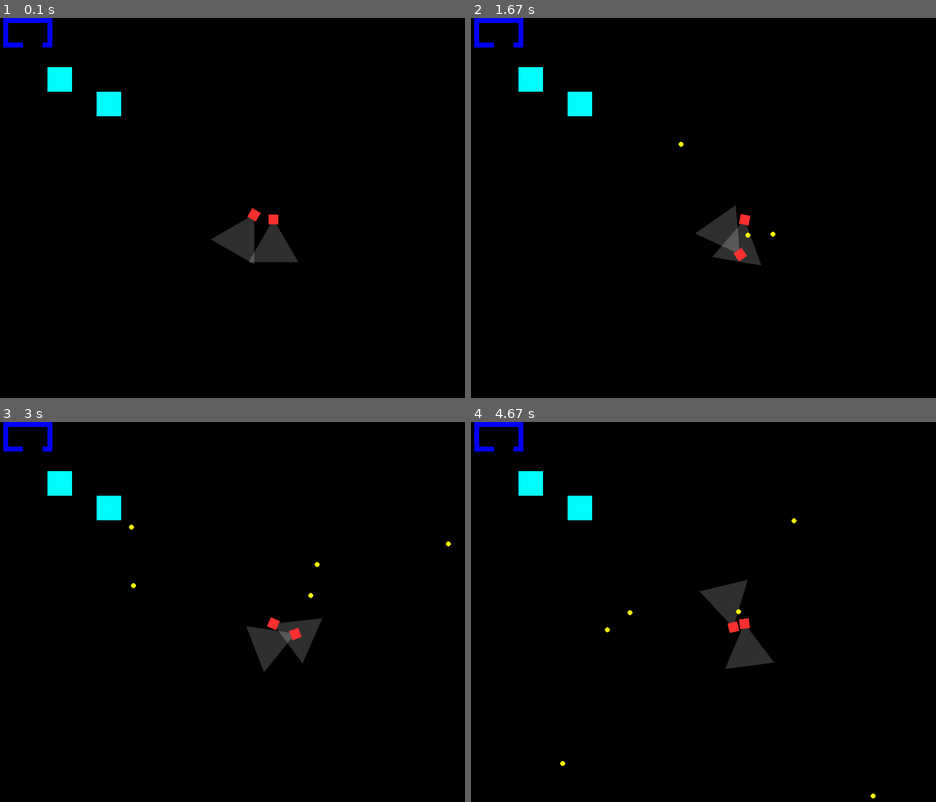
Above: before the commit, frames 1-4 (two rows, left to right).
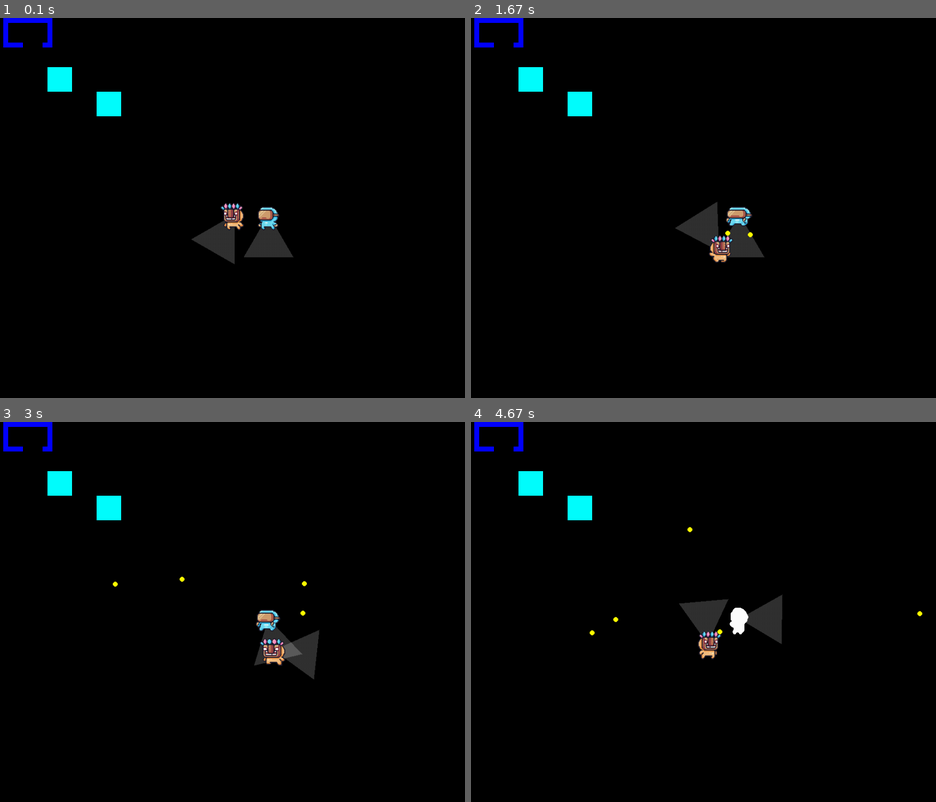
Above: after the commit, the same moments.

Repository: slalomsquid/2DShooter
Game: pygame game, started from main.py
Same seed, same stepped clock (60 frames per second), same inputs: the game is played once before the commit and once after it.
Inputs (mouse positions are in pixels of both pictures, inside the frame that each line leads up to):
- Up to frame 1 (0.1 s): no input
- Up to frame 2 (1.67 s): hold Shift 0.33-0.8 s; hold Right 0.33-0.8 s; move the mouse to (694, 230) at 0.37 s; hold A 0.83-1.3 s; hold Right 0.83-1.3 s; move the mouse to (870, 204) at 0.87 s; tap Space at 0.9, 1.2, 1.4 s; hold Right from 1.33 s (still down); move the mouse to (596, 219) at 1.37 s
- Up to frame 3 (3 s): tap Space at 1.7, 1.9, 2.23, 2.53, 2.73 s; release Right at 1.8 s; hold Up 1.83-2.13 s; move the mouse to (93, 558) at 1.87 s; hold Right 2.17-2.63 s; move the mouse to (316, 482) at 2.2 s; hold Left from 2.67 s (still down); move the mouse to (302, 653) at 2.7 s
- Up to frame 4 (4.67 s): tap Space at 3.03, 3.3, 3.63, 3.93, 4.07, 4.47 s; release Left at 3.2 s; hold Down 3.23-3.53 s; move the mouse to (726, 486) at 3.27 s; hold Left 3.57-3.97 s; move the mouse to (540, 608) at 3.6 s; hold Up 4-4.37 s; move the mouse to (722, 661) at 4.03 s; hold Right from 4.4 s (still down); move the mouse to (698, 551) at 4.43 s

The runs differ from the first frame. In frame 1, 1.5% of the frame differs, in the area x 41-65%, y 48-65%; in frame 2, 1.3%; in frame 3, 1.5%; in frame 4, 2.7%, in the area x 19-98%, y 25-100%.

Commit message:
added animated characters

Diff:
--- a/enemy.py
+++ b/enemy.py
@@ -1,11 +1,12 @@
 from pygameUtils import *
 
 class Enemy():
-    def __init__(self, x, y, size_x, size_y, color=(255, 50, 50), texture=None, speed=200):
+    def __init__(self, x, y, size_x, size_y, sprite, color=(255, 50, 50), texture=None, speed=200):
         super().__init__()
         self.rect = pygame.Rect(x, y, size_x, size_y)
-        self.x = self.rect.centerx
-        self.y = self.rect.centery
+        self.rect.center = (x, y)
+        self.x = x
+        self.y = y
         self.size_x = size_x
         self.size_y = size_y
         self.color = color
@@ -21,6 +22,13 @@
         self.time_since_seen = 10
         self.last_seen_player_pos = False
         self.times_checked = 0
+        self.sprite_direction = "left"
+        self.animation_count = 0
+        self.ANIMATION_DELAY = 3
+        self.SPRITES = sprite
+        self.attacked = False
+        self.vel = "idle"
+        self.hit_count = 0
 
     def process(self, player_pos, delta_time, offset_x, offset_y):
         if is_point_in_triangle(player_pos, self.view_cone[0], self.view_cone[1], self.view_cone[2]):
@@ -48,11 +56,39 @@
         self.time_since_seen += delta_time
 
     def hit(self, damage):
+        self.attacked = True
         print("Hit")
         # self.health -= damage
         # if self.health <= 0:
         #     # Handle enemy death (e.g., remove from game, play animation, etc.)
         #     pass
+
+    def update_sprite(self, fps):
+        sprite_sheet = "idle"
+        if self.attacked:
+            sprite_sheet = "hit"
+
+        elif self.vel != "idle":
+            sprite_sheet = "run"
+
+        if self.hit:
+            self.hit_count += 1
+        if self.hit_count > fps * 5:
+            self.attacked = False
+            self.hit_count = 0
+
+        sprite_sheet_name = sprite_sheet + "_" + self.sprite_direction
+        sprites = self.SPRITES[sprite_sheet_name]
+        sprite_index = (self.animation_count // self.ANIMATION_DELAY) % len(sprites)
+        self.sprite = sprites[sprite_index]
+        self.animation_count += 1
+
+        self.update()
+
+    def update(self):
+        self.rect.center = (self.x, self.y)
+        self.rect = self.sprite.get_rect(topleft=(self.rect.x, self.rect.y))
+        self.mask = pygame.mask.from_surface(self.sprite)
 
     def draw(self, offset_x, offset_y):
 
@@ -65,8 +101,8 @@
 
         pygame.draw.polygon(surface, (255, 255, 255, 50), poly)
 
-        draw_rotated_rect(surface, self.color, (self.x - self.size_x//2 - offset_x, self.y - self.size_y//2 - offset_y, self.size_x, self.size_y), self.rotation, (self.x - offset_x, self.y - offset_y))
-
+        #draw_rotated_rect(surface, self.color, (self.x - self.size_x//2 - offset_x, self.y - self.size_y//2 - offset_y, self.size_x, self.size_y), self.rotation, (self.x - offset_x, self.y - offset_y))
+        surface.blit(self.sprite, (self.rect.x - offset_x, self.rect.y - offset_y))
 
         return surface
 
--- a/main.py
+++ b/main.py
@@ -5,12 +5,66 @@
 from bullet import Bullet
 from block import Block
 from game_map import Game_Map
+from os import listdir
+from os.path import isfile, join
 
 pygame.init()
 clock = pygame.time.Clock()
 
 SCREEN = pygame.display.set_mode((constants.WIDTH, constants.HEIGHT))
 pygame.display.set_caption("Platformer Example")
+
+def flip(sprites):
+    return [pygame.transform.flip(sprite, True, False) for sprite in sprites]
+
+def load_sprite_sheets(dir1, dir2, width, height, direction=False):
+    path = join(dir1, dir2)
+    images = [f for f in listdir(path) if isfile(join(path, f))]
+
+    all_sprites = {}
+
+    for image in images:
+        sprite_sheet = pygame.image.load(join(path, image)).convert_alpha()
+
+        sprites = []
+
+        for i in range(sprite_sheet.get_width() // width):
+            surface = pygame.Surface((width, height), pygame.SRCALPHA, 32)
+            rect = pygame.Rect(i * width, 0, width, height)
+            surface.blit(sprite_sheet, (0, 0), rect)
+            sprites.append(pygame.transform.scale2x(surface))
+
+        if direction:
+            all_sprites[image.replace(".png", "") + "_right"] = sprites
+            all_sprites[image.replace(".png", "") + "_left"] = flip(sprites)
+
+        else:
+            all_sprites[image.replace(".png", "")] = sprites
+    return all_sprites
+
+def background_scroll(player, offset_x, offset_y ,actual_dx, actual_dy, mouse_pos):
+    # Horizontal Scroll
+    # Subtract offset to get screen pos
+    if player.x - offset_x < constants.SCROLL_MARGIN and actual_dx < 0:
+        # Only move offset if player is at the LEFT margin and moving LEFT
+        offset_x += actual_dx
+        mouse_pos[0] += actual_dx
+    elif player.x - offset_x > constants.WIDTH - constants.SCROLL_MARGIN and actual_dx > 0:
+        # Only move offset if player is at the RIGHT margin and moving RIGHT
+        offset_x += actual_dx
+        mouse_pos[0] += actual_dx
+
+    # Vertical Scroll
+    if player.y - offset_y < constants.SCROLL_MARGIN and actual_dy < 0:
+        # Only move offset if player is at the TOP margin and moving UP
+        offset_y += actual_dy
+        mouse_pos[1] += actual_dy
+    elif player.y - offset_y > constants.HEIGHT - constants.SCROLL_MARGIN and actual_dy > 0:
+        # Only move offset if player is at the BOTTOM margin and moving DOWN
+        offset_y += actual_dy
+        mouse_pos[1] += actual_dy
+
+    return offset_x, offset_y
 
 def draw(game_map = None, blocks=[], enemies=[], bullets=[], player=None, offset_x=0, offset_y=0):
         SCREEN.fill(constants.BLACK)
@@ -58,15 +112,17 @@
     game_map = Game_Map(map_array, 10, constants.BLUE)
 
     blocks = [Block(100, 100, 50, 50), Block(200, 150, 50, 50)]
-
-    enemies = [Enemy(constants.ORIGIN[0]+50, constants.ORIGIN[1], 20, 20)]
-
-    player = Player(constants.ORIGIN[0]+20, constants.ORIGIN[1], 20, 20)
+    ENEMY_SPRITES = load_sprite_sheets("MainCharacters", "VirtualGuy", 32, 32, True)
+    enemies = [Enemy(constants.ORIGIN[0]+50, constants.ORIGIN[1], 20, 20, ENEMY_SPRITES)]
+    PLAYER_SPRITES = load_sprite_sheets("MainCharacters", "MaskDude", 32, 32, True)
+    player = Player(constants.ORIGIN[0]-20, constants.ORIGIN[1], 20, 20, PLAYER_SPRITES)
 
     bullets = []
 
     mouse_pos = (0, 0)
     mouse_rel = (0, 0)
+
+
 
     running = True
 
@@ -118,27 +174,6 @@
 
         actual_dx = player.x - old_x
         actual_dy = player.y - old_y
-
-        # Horizontal Scroll
-        # Subtract offset to get screen pos
-        if player.x - offset_x < constants.SCROLL_MARGIN and actual_dx < 0:
-            # Only move offset if player is at the LEFT margin and moving LEFT
-            offset_x += actual_dx
-            mouse_pos[0] += actual_dx
-        elif player.x - offset_x > constants.WIDTH - constants.SCROLL_MARGIN and actual_dx > 0:
-            # Only move offset if player is at the RIGHT margin and moving RIGHT
-            offset_x += actual_dx
-            mouse_pos[0] += actual_dx
-
-        # Vertical Scroll
-        if player.y - offset_y < constants.SCROLL_MARGIN and actual_dy < 0:
-            # Only move offset if player is at the TOP margin and moving UP
-            offset_y += actual_dy
-            mouse_pos[1] += actual_dy
-        elif player.y - offset_y > constants.HEIGHT - constants.SCROLL_MARGIN and actual_dy > 0:
-            # Only move offset if player is at the BOTTOM margin and moving DOWN
-            offset_y += actual_dy
-            mouse_pos[1] += actual_dy
 
         player.process(mouse_pos, mouse_rel, offset_x, offset_y, delta_time=delta_time)
 
@@ -159,7 +194,9 @@
                 bullets.remove(bullet)
 
         # Render logic
-
+        offset_x, offset_y = background_scroll(player, offset_x, offset_y, actual_dx, actual_dy, mouse_pos)
+        player.update_sprite(constants.FPS)
+        enemy.update_sprite(constants.FPS)
         draw(game_map=game_map, player=player, enemies=enemies, blocks=blocks, bullets=bullets, offset_x=offset_x, offset_y=offset_y)
 
 if __name__ == "__main__":
--- a/player.py
+++ b/player.py
@@ -2,7 +2,8 @@
 from pygameUtils import *
 
 class Player():
-    def __init__(self, x, y, size_x, size_y, color=(255, 50, 50), texture=None, speed=200):
+
+    def __init__(self, x, y, size_x, size_y, sprite, color=(255, 50, 50), texture=None, speed=200):
         super().__init__()
         self.rect = pygame.Rect(x, y, size_x, size_y)
         self.rect.center = (x, y)
@@ -20,6 +21,13 @@
         self.view_distance = 100
         self.fov = 60
         self.walk_to_mouse = False
+        self.sprite_direction = "left"
+        self.animation_count = 0
+        self.ANIMATION_DELAY = 3
+        self.SPRITES = sprite
+        self.hit = False
+        self.vel = "idle"
+        self.hit_count = 0
 
     def handle_movement(self, keys, delta_time, rectangles):
         dx = 0
@@ -29,6 +37,8 @@
 
         forward = angle_to_vector(self.rotation)
         strafe = angle_to_vector(self.rotation - 90)
+
+        self.vel = "idle"
 
         if keys [pygame.K_LSHIFT]:
             self.walk_to_mouse = True
@@ -48,12 +58,16 @@
             else:
                 dy += speed
         if any(keys[k] for k in keybinds.left):
+            if self.sprite_direction != "left":
+                self.sprite_direction = "left"
             if self.walk_to_mouse:
                 dx += strafe[0] * speed
                 dy += strafe[1] * speed
             else:
                 dx -= speed
         if any(keys[k] for k in keybinds.right):
+            if self.sprite_direction != "right":
+                self.sprite_direction = "right"
             if self.walk_to_mouse:
                 dx += strafe[0] * speed
                 dy += strafe[1] * speed
@@ -65,16 +79,14 @@
             new_rect = self.rect.move(dx, 0)
             if not any(obj.colliderect(new_rect) for obj in rectangles.values()):
                 self.x += dx
-                # self.rect = new_rect
-                # self.x_vel = dx
+                self.vel = "moving"
 
         # Try Y movement
         if dy != 0:
             new_rect = self.rect.move(0, dy)
             if not any(obj.colliderect(new_rect) for obj in rectangles.values()):
                 self.y += dy
-                # self.rect = new_rect
-                # self.y_vel = dy
+                self.vel = "moving"
 
         self.rect.center = (self.x, self.y)
 
@@ -97,6 +109,32 @@
 
         # Create temporary overlay to allow transparency
 
+    def update_sprite(self, fps):
+        sprite_sheet = "idle"
+        if self.hit:
+            sprite_sheet = "hit"
+
+        elif self.vel != "idle":
+            sprite_sheet = "run"
+
+        if self.hit:
+            self.hit_count += 1
+        if self.hit_count > fps * 5:
+            self.hit = False
+            self.hit_count = 0
+
+        sprite_sheet_name = sprite_sheet + "_" + self.sprite_direction
+        sprites = self.SPRITES[sprite_sheet_name]
+        sprite_index = (self.animation_count // self.ANIMATION_DELAY) % len(sprites)
+        self.sprite = sprites[sprite_index]
+        self.animation_count += 1
+
+        self.update()
+
+    def update(self):
+        self.rect = self.sprite.get_rect(topleft=(self.rect.x, self.rect.y))
+        self.mask = pygame.mask.from_surface(self.sprite)
+
     def draw(self, offset_x, offset_y):
 
         surface = pygame.Surface((constants.WIDTH, constants.HEIGHT), pygame.SRCALPHA)
@@ -107,13 +145,11 @@
 
         pygame.draw.polygon(surface, (255, 255, 255, 50), poly)
 
-        draw_rotated_rect(surface, self.color, (self.x - self.size_x//2 - offset_x, self.y - self.size_y//2 - offset_y, self.size_x, self.size_y), self.rotation, (self.x - offset_x, self.y - offset_y))
+        surface.blit(self.sprite, (self.rect.x - offset_x, self.rect.y - offset_y))
 
         return surface
 
     def sync_player(self):
-        # self.x = self.rect.centerx
-        # self.y = self.rect.centery
         self.rect.center = (self.x, self.y)
 
 if __name__ == "__main__":
Binary file added: MainCharacters/Appearing (96x96).png
Binary file added: MainCharacters/Desappearing (96x96).png
Binary file added: MainCharacters/MaskDude/double_jump.png
Binary file added: MainCharacters/MaskDude/fall.png
Binary file added: MainCharacters/MaskDude/hit.png
Binary file added: MainCharacters/MaskDude/idle.png
Binary file added: MainCharacters/MaskDude/jump.png
Binary file added: MainCharacters/MaskDude/run.png
Binary file added: MainCharacters/MaskDude/wall_jump.png
Binary file added: MainCharacters/NinjaFrog/double_jump.png
Binary file added: MainCharacters/NinjaFrog/fall.png
Binary file added: MainCharacters/NinjaFrog/hit.png
(and 18 more such lines)
